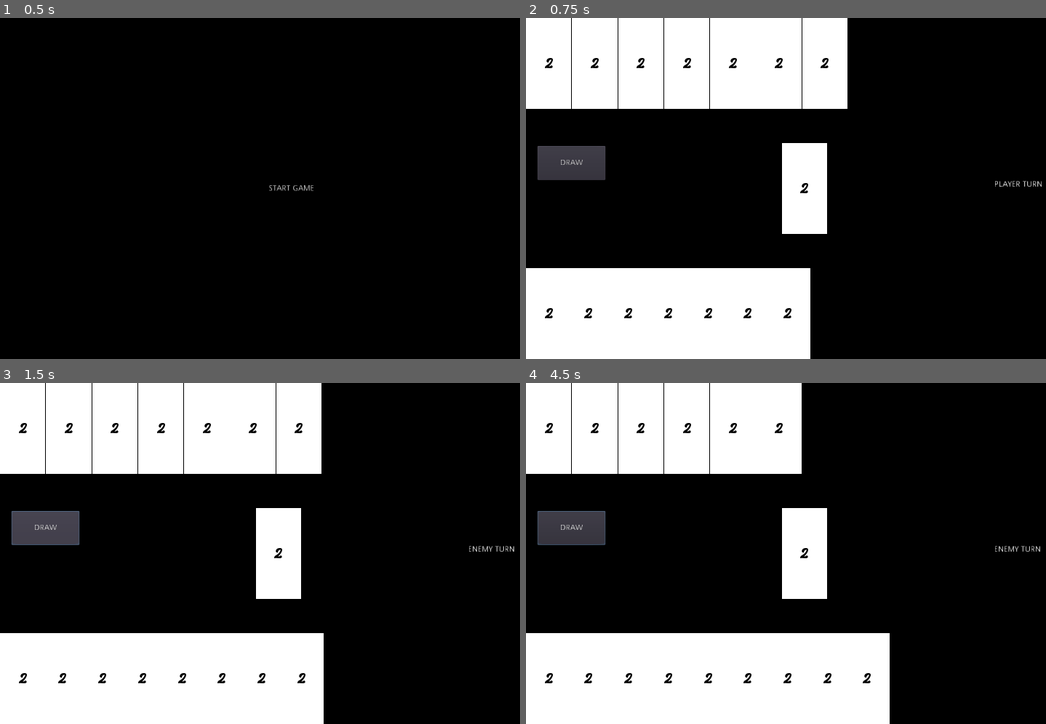
Above: before the commit, frames 1-4 (two rows, left to right).
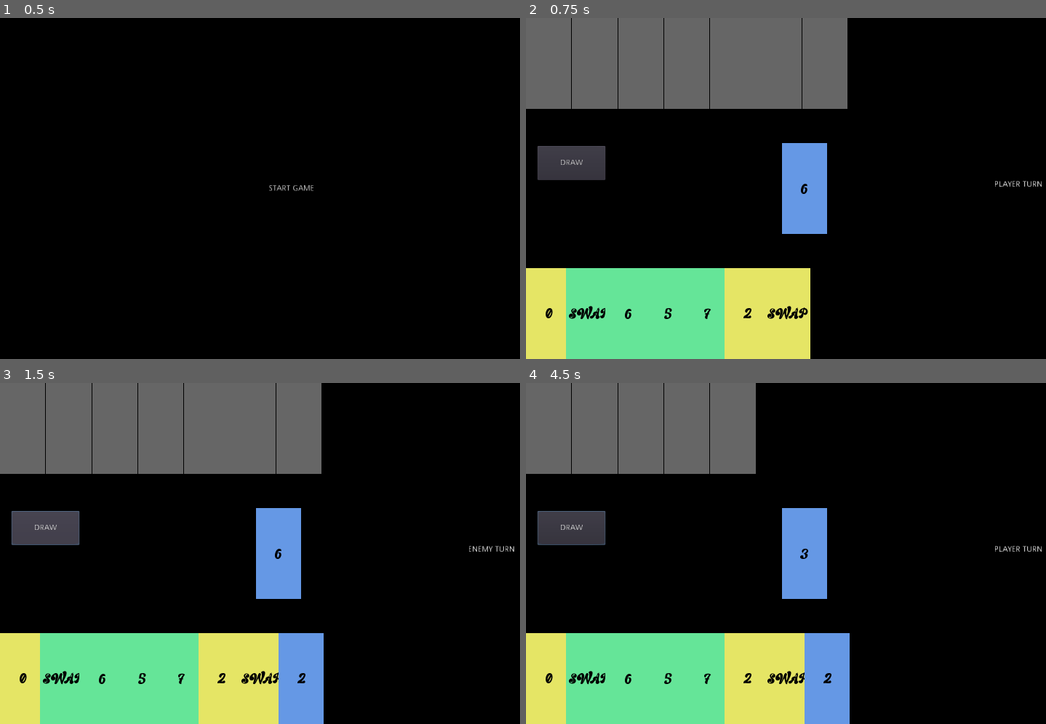
Above: after the commit, the same moments.

Repository: JoanGTSQ/godot_prueba
Game: Godot game, scene res://scenes/MainScene.tscn
The game is run twice, just before and just after one commit, with the same random seed, the same clock (stepped at 60 frames per second) and the same inputs.
Inputs (mouse positions are in pixels of both pictures, inside the frame that each line leads up to):
- Up to frame 1 (0.5 s): no input
- Up to frame 2 (0.75 s): click "START GAME" at 0.5 s
- Up to frame 3 (1.5 s): click "DRAW" at 1.25 s
- Up to frame 4 (4.5 s): click "DRAW" at 2 s; click "DRAW" at 2.75 s; tap Enter (ui_accept) at 3.5, 3.77, 4.25 s; move the mouse to (947, 536) at 3.52 s; click (947, 536) at 3.67 s; move the mouse to (702, 570) at 4.27 s; click (702, 570) at 4.42 s

Frame 1 is identical in both runs. In frame 2, 33% of the frame differs, in the area x 0-62%, y 0-100%; in frame 3, 35%, in the area x 0-63%, y 0-100%; in frame 4, 35%.
Error before the commit: Invalid set index 'color' (on base: 'null instance') with value of type 'Color'. (res://scripts/Card.gd:20)

Commit message:
Add files via upload

Diff:
--- a/scripts/Board.gd
+++ b/scripts/Board.gd
@@ -77,3 +77,4 @@
 # Event handler for when the Board is ready.
 func _on_Board_ready() -> void:
 	update_main_card()
+	_player_deck.reposition_cards()
--- a/scripts/Card.gd
+++ b/scripts/Card.gd
@@ -6,11 +6,15 @@
 var _special_card : bool = false
 
 # Onready variables
-onready var _background : ColorRect = $Background
-onready var _value : Label = $Value
-onready var _animation_player : AnimationPlayer = $AnimationPlayer
-onready var _filter : Control = $Filter
+onready var _card_container : Node2D = $CardContainer
+onready var _background : ColorRect = $CardContainer/Background
+onready var _value : Label = $CardContainer/Value
+onready var _animation_player : AnimationPlayer = $CardContainer/AnimationPlayer
+onready var _filter : Control = $CardContainer/Filter
 
+
+func reset_position() -> void:
+	_card_container.position = Vector2(0,0)
 
 # Updates the card's color and value.
 # @param new_color The new color of the card.
@@ -26,6 +30,7 @@
 # @param event Input event to handle.
 func _on_CenterContainer_gui_input(event : InputEvent) -> void:
 	if event is InputEventMouseButton and event.pressed and !self.is_in_group("main_card") and !_filter.visible:
+		reset_position()
 		# Emit the signal to play the card.
 		GameManager.emit_signal("signal_play_card", GameManager.PLAYER_TURN.PLAYER, self)
 
--- a/scripts/EnemyDeck.gd
+++ b/scripts/EnemyDeck.gd
@@ -2,8 +2,12 @@
 
 class_name EnemyDeck
 
-# Constants
-const CARD_OFFSET : int = 81
+
+enum {
+	CARD_OFFSET = 81,
+	CARD_MIN_OFFSET = 70
+}
+
 
 # Onready variables
 onready var _container : Node = $CardContainer
@@ -15,11 +19,39 @@
 	card.position = global_position
 
 
-# Repositions all cards in the deck.
+# Repositions the cards based on the number of cards in the container.
+# If there are 7 or more cards, it uses a smaller offset.
+# If a card is going to overflow horizontally, it moves to the next row.
+# Repositions the cards based on the number of cards in the container.
+# If there are 7 or more cards, it uses a smaller offset.
+# If a card is going to overflow horizontally, it moves to the next row.
 func reposition_cards() -> void:
-	for i in range(_container.get_child_count()):
-		var card : Node2D = _container.get_child(i)
-		card.position = Vector2(i * CARD_OFFSET, 0)
+	var card_count: int = _container.get_child_count()
+	var offset: int = CARD_OFFSET
+	var screen_width: int = get_viewport().size.x  # Screen width in Godot 3.6
+
+
+	var row: int = 0  # Current row index
+	var x_position: float = 0  # Current x position within the row
+	for i in range(card_count):
+		var card: Node2D = _container.get_child(i)
+
+		# Get the card's width
+		var card_width: float = CARD_OFFSET
+
+		# If the card would overflow the screen width, move to the next row
+		if x_position + card_width > screen_width:
+			row += 1
+			x_position = 0  # Reset x position for the new row
+
+		# Calculate y position based on the row
+		var y_position: float = -(row * (CARD_MIN_OFFSET))
+
+		# Set the card's position
+		card.position = Vector2(x_position, y_position)
+
+		# Update x_position for the next card
+		x_position +=  offset
 
 
 # Signal handler for when the child order in the container changes.
--- a/scripts/GameManager.gd
+++ b/scripts/GameManager.gd
@@ -100,6 +100,7 @@
 	for card in _player_hands[PLAYER_TURN.ENEMY]:
 		if card.get_parent():
 			card.get_parent().remove_child(card)
+		card.reset_position()
 		_enemy_deck_container.add_child(card)
 		card.set_filter(true)
 
--- a/scripts/PlayerDeck.gd
+++ b/scripts/PlayerDeck.gd
@@ -3,8 +3,12 @@
 class_name PlayerDeck
 
 # Private variables
-var _card_offset: int = 80
-var _card_offset_min: int = 70
+# Constants
+enum {
+	CARD_OFFSET = 81,
+	CARD_MIN_OFFSET = 70
+}
+
 
 # Onready variables
 onready var _container: Node = $CardContainer
@@ -18,17 +22,43 @@
 
 # Repositions the cards based on the number of cards in the container.
 # If there are 7 or more cards, it uses a smaller offset.
+# If a card is going to overflow horizontally, it moves to the next row.
+# Repositions the cards based on the number of cards in the container.
+# If there are 7 or more cards, it uses a smaller offset.
+# If a card is going to overflow horizontally, it moves to the next row.
 func reposition_cards() -> void:
 	var card_count: int = _container.get_child_count()
-	var offset: int = _card_offset
+	var offset: int = CARD_OFFSET
+	var screen_width: int = get_viewport().size.x  # Screen width in Godot 3.6
 
 	# If there are 7 or more cards, use a smaller offset
 	if card_count >= 7:
-		offset = _card_offset_min
+		offset = CARD_MIN_OFFSET
 
+	var row: int = 0  # Current row index
+	var x_position: float = 0  # Current x position within the row
 	for i in range(card_count):
-		var card: Node = _container.get_child(i)
-		card.position = Vector2(i * offset, 0)
+		var card: Node2D = _container.get_child(i)
+
+		# Get the card's width
+		var card_width: float = 80
+
+		# If the card would overflow the screen width, move to the next row
+		if x_position + card_width > screen_width:
+			row += 1
+			x_position = 0  # Reset x position for the new row
+
+		# Calculate y position based on the row
+		var y_position: float = row * (CARD_MIN_OFFSET)
+
+		# Set the card's position
+		card.position = Vector2(x_position, y_position)
+
+		# Update x_position for the next card
+		x_position +=  offset
+
+
+
 
 
 # Signal handler for when the child order changes in the container.
